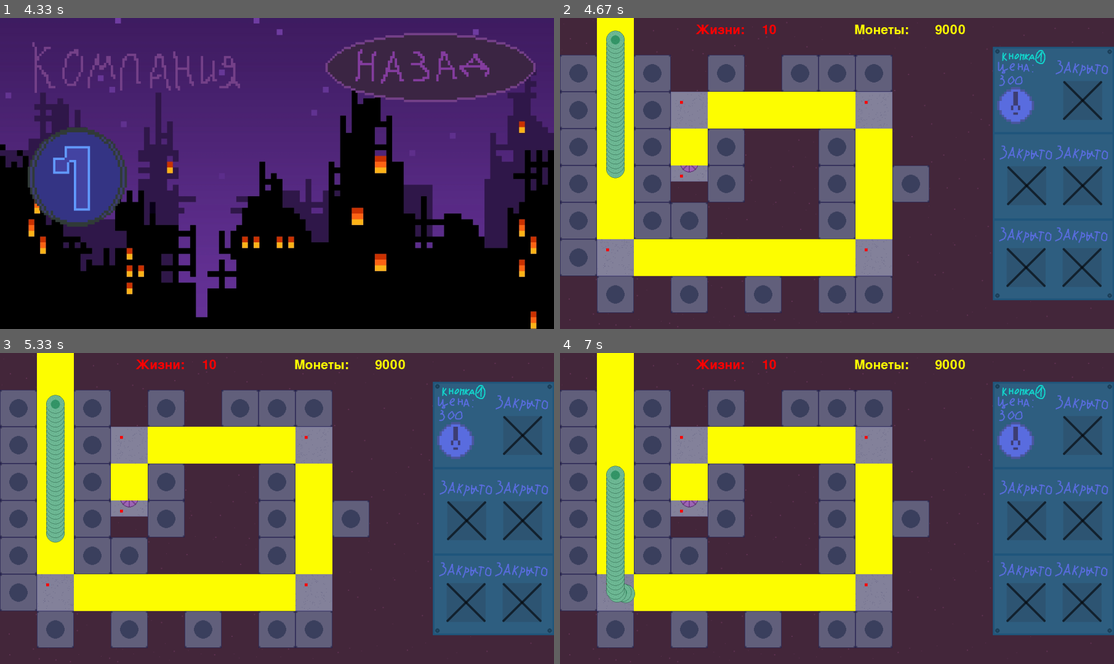
Above: before the commit, frames 1-4 (two rows, left to right).
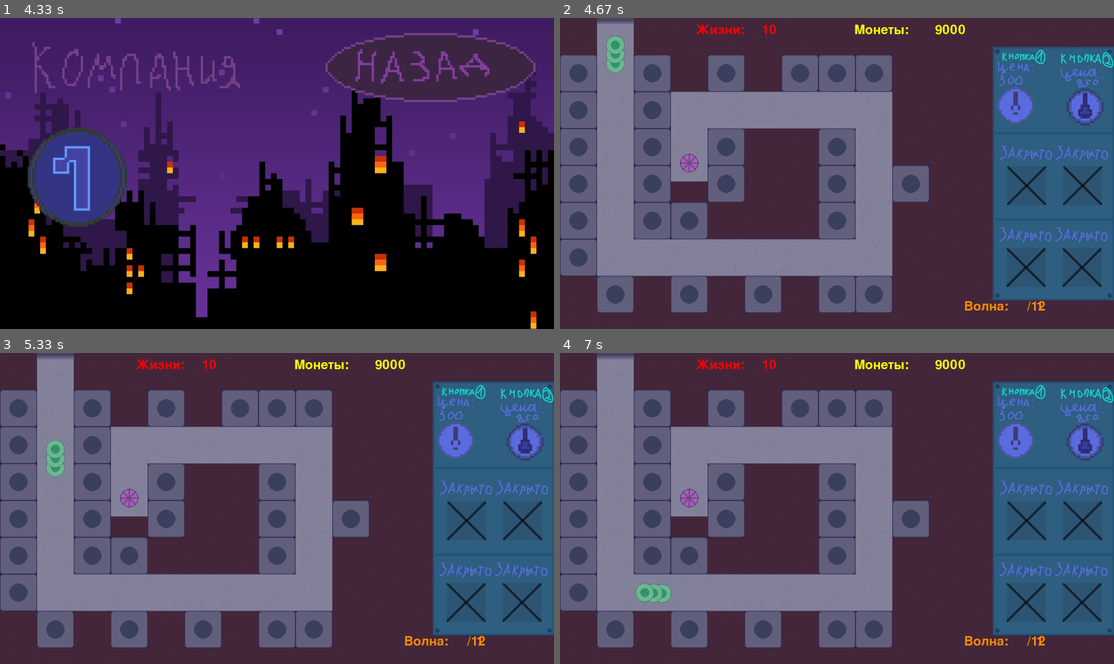
Above: after the commit, the same moments.

Repository: vea1es1337/pygame-tower-defense
Game: pygame game, started from MainMenu.py
Two runs of this game, one before a commit and one after it. Both use one fixed random seed, a clock stepped at 60 frames per second and the inputs below.
Inputs (mouse positions are in pixels of both pictures, inside the frame that each line leads up to):
- Up to frame 1 (4.33 s): click (432, 67) at 0.38 s; click (470, 254) at 4.22 s
- Up to frame 2 (4.67 s): click (637, 176) at 4.55 s
- Up to frame 3 (5.33 s): no input
- Up to frame 4 (7 s): no input

Frame 1 is identical in both runs. In frame 2, 17% of the frame differs, in the area x 6-100%, y 0-95%; in frame 3, 17%; in frame 4, 17%.

Commit message:
I did it

Diff:
--- a/MainMenu.py
+++ b/MainMenu.py
@@ -1,15 +1,13 @@
 import sys
 import os
 import threading
-import time
-
 import pygame
 import math
 from classes import LevelChoiseMenuButton, ShopButton, ExitButton, ButtonBackLvlChoise, ButtonFirstLvl, load_image, \
-    TowerCell, Player, SelectUpgradeMenu
-
-
-
+    TowerCell,  SelectUpgradeMenu
+import sqlite3
+
+event = threading.Event()
 
 clock = pygame.time.Clock()
 FPS = 25
@@ -53,9 +51,57 @@
             if level[y][x] == '@':
                 TowerCell(x, y, towers_group)
 
+killed_bosses = 0
+killed_shapes = 0 # для загрузки и сохранения в бд
+total_earned = 0
+
+# def load_bd():
+#     with sqlite3.connect("./database/player_stats.db") as con:
+#         cur = con.cursor()
+#         cur.execute("""
+#             select killed_bosses, killed_shapes, total_earned from stats""", )
+#         a = cur.fetchall()
+#         print(a)
+#         if a:
+#             data = cur.execute(("""
+#                 select killed_bosses, killed_shapes, total_earned from stats"""))
+#         for row in a:
+#             for i in row:
+#                 counter = 0
+#                 if counter == 0:
+#                     killed_bosses = i
+#                 if counter == 1:
+#                     killed_shapes = i
+#                 if counter == 2:
+#                     total_earned = i
+#                 counter += 1
+#             print(killed_shapes, killed_bosses, total_earned)
+#
+#
+# def save_all():
+#     with sqlite3.connect("./database/player_stats.db") as con:
+#         cur = con.cursor()
+#         table = cur.execute("""UPDATE stats
+#                     SET killed_bosses = ?, killed_shapes = ?, total_earned = ?""", (
+#             killed_bosses, killed_shapes, total_earned))
+#         if table:
+#             print(6455634473567356346)
+#             print(table)
+#         else:
+#             cur.execute(("""INSERT INTO stats (killed_bosses, killed_shapes, total_earned)
+#              VALUES (?, ?, ?)
+#                 """, (0, 0, 0)))
+#         con.commit()
+#     print("Cохранено!")
 
 if __name__ == '__main__':
     pygame.init()
+    # save_all()
+    # load_bd()
+    pygame.mixer.music.load("music/Walkman.wav")
+    pygame.mixer.music.play(-1)
+    pygame.mixer.music.set_volume(0.2)
+    print(pygame.mixer.music.get_volume())
     width, height = 1920, 1080
     size = width, height
 
@@ -77,17 +123,37 @@
     towers_group = pygame.sprite.Group() # Группа со спрайтами клеток
 
     really_tower_group = pygame.sprite.Group() # группа спрайтика первой башни
-    first_enemy_group = pygame.sprite.Group() # группа спрата первого врага
+    second_tower_group = pygame.sprite.Group() # группа спрайта 2 башни
+
+    first_enemy_group = pygame.sprite.Group() # группа спрайта первого врага
+    second_enemy_group = pygame.sprite.Group() # группа спрайта второго врага
+    first_boss_group = pygame.sprite.Group() # группа спрайта первого босса
 
     tower1 = pygame.sprite.Sprite()
     tower1.image = load_image("common_lvl1.png").convert_alpha()
     tower1.rect = tower1.image.get_rect()
     really_tower_group.add(tower1)
 
+    tower2 = pygame.sprite.Sprite()
+    tower2.image = load_image("common_lvl4.png").convert_alpha()
+    tower2.rect = tower2.image.get_rect()
+    second_tower_group.add(tower2)
+
     enemy1 = pygame.sprite.Sprite()
     enemy1.image = load_image("enemy1.png").convert_alpha()
-    enemy1.rect = tower1.image.get_rect()
+    enemy1.rect = enemy1.image.get_rect()
+
+    enemy2 = pygame.sprite.Sprite()
+    enemy2.image = load_image("enemy2.png").convert_alpha()
+    enemy2.rect = enemy2.image.get_rect()
+
+    boss1 = pygame.sprite.Sprite()
+    boss1.image = load_image("boss1_1.png").convert_alpha()
+    boss1.rect = boss1.image.get_rect()
+
+    second_enemy_group.add(enemy2)
     first_enemy_group.add(enemy1)
+    first_boss_group.add(boss1)
 
     first_level_screen = pygame.display.set_mode(size) # Экран, на котором рисуется первый уровень
 
@@ -110,10 +176,19 @@
     # Создание кнопок в меню выбора уровня
     tower_select_menu = SelectUpgradeMenu(buttons_level1)
 
+
+
+
+
     level_choise_flag = False  # Если этот флаг активен, будет загружаться меню выбора уровня
     main_menu_flag = True  # Если этот флаг активен, будет загружаться главное меню
     first_lvl_start = False
 
+    class Player:
+        def __init__(self, Money, Health, Wave):
+            self.money = Money
+            self.health = Health
+            self.wave = Wave
 
 
     red = (255, 0, 0)
@@ -122,12 +197,13 @@
     cells_flag = [0, 0, 0, 0, 0, 0, 0, 0, 0, 0, 0, 0, 0, 0, 0,
                   0, 0, 0, 0, 0, 0, 0, 0, 0, 0, 0, 0
                   ] # флаг активированных клеток
+    wave = 0 # текущая волна в игре
     towers = [] # список поставленных башен
     shapes = [] # список текущих на экране врагов
     bullets = [] # список текущих на экране пуль
     shapes_way = [] # список из клеток путя врагов
     way_points = [] # список точек на карте, к которым они должны идти(чтобы вручную весь путь не рисовать)
-    player = Player(9000, 10) # у игрока 350 монет и 10 жизней
+    player = Player(9000, 10, 0) # у игрока 350 монет и 10 жизней
 
 
     def create_shapes_way(level): # создаёт пути, по которому идут враги
@@ -148,10 +224,6 @@
                         way_points.append([x * 128 + 64 // 2, y * 128 + 64 // 2, 10, 10])
                         int_point += 1
                         point = str(int_point)
-        print(way_points)
-    def draw_shapes_way():
-        for way in shapes_way:
-            pygame.draw.rect(first_level_screen, yellow, way)
 
     class Tower1:
         def __init__(self, x, y,  damage, cd,  price, range):
@@ -170,7 +242,29 @@
 
         def shooting(self):
             if self.firerate_tick <= 0:
-                creating_bullets(self.x, self.y, cyan, 15, 1, 25)
+                creating_bullets(self.x, self.y, cyan, 8, 1, 25)
+                self.firerate_tick = self.firerate
+            else:
+                self.firerate_tick -= 1 / FPS
+
+    class Tower2:
+        def __init__(self, x, y,  damage, cd,  price, range):
+            self.x = x
+            self.y = y
+            self.damage = damage
+            self.firerate = cd # время перезарядки
+            self.firerate_tick = 0 # выступает в качестве таймера для firerate
+            self.price = price
+            self.range = range
+
+        def Draw(self):
+            tower2.rect.x = self.x
+            tower2.rect.y = self.y
+            second_tower_group.draw(first_level_screen)
+
+        def shooting(self):
+            if self.firerate_tick <= 0:
+                creating_bullets(self.x, self.y, red, 15, 4, 25)
                 self.firerate_tick = self.firerate
             else:
                 self.firerate_tick -= 1 / FPS
@@ -205,6 +299,54 @@
             enemy1.rect.x = self.x
             enemy1.rect.y = self.y
             first_enemy_group.draw(first_level_screen)
+
+        def Move(self):  # для движения умножаем значения векторов на скорость и прибавлять его к координатам
+            move = homing_calculation(self.x, self.y, way_points[self.point][0], way_points[self.point][1])
+            self.x += self.speed * move[0]
+            self.y += self.speed * move[1]
+            if move[2] <= self.speed:
+                self.point += 1
+                if self.point == len(way_points):
+                    shapes.remove(self)
+                    player.health -= 1
+
+    class Shape2:               # класс врага второго
+        def __init__(self, x, y, hp, speed, reward):
+            self.x = x
+            self.y = y
+            self.speed = speed
+            self.point = 0
+            self.reward = reward
+            self.hp = hp
+
+        def Draw(self):
+            enemy2.rect.x = self.x
+            enemy2.rect.y = self.y
+            second_enemy_group.draw(first_level_screen)
+
+        def Move(self):  # для движения умножаем значения векторов на скорость и прибавлять его к координатам
+            move = homing_calculation(self.x, self.y, way_points[self.point][0], way_points[self.point][1])
+            self.x += self.speed * move[0]
+            self.y += self.speed * move[1]
+            if move[2] <= self.speed:
+                self.point += 1
+                if self.point == len(way_points):
+                    shapes.remove(self)
+                    player.health -= 1
+
+    class Boss1:               # класс первого босса
+        def __init__(self, x, y, hp, speed, reward):
+            self.x = x
+            self.y = y
+            self.speed = speed
+            self.point = 0
+            self.reward = reward
+            self.hp = hp
+
+        def Draw(self):
+            boss1.rect.x = self.x
+            boss1.rect.y = self.y
+            first_boss_group.draw(first_level_screen)
 
         def Move(self):  # для движения умножаем значения векторов на скорость и прибавлять его к координатам
             move = homing_calculation(self.x, self.y, way_points[self.point][0], way_points[self.point][1])
@@ -403,12 +545,24 @@
                 cells_flag[1] = 1
                 print(1)
                 player.money -= 300
-                towers.append(Tower1(256, 128, 10, 1.5, 300, 150))
+                towers.append(Tower1(256, 128, 1, 1.5, 300, 150))
         if towers_group.sprites()[0].rect.collidepoint(x, y):
             if cells_flag[0] != 1 and keys[pygame.K_1] and player.money - 300 >= 0:
                 cells_flag[0] = 1
                 player.money -= 300
-                towers.append(Tower1(0, 128, 10, 1.5, 300, 150))
+                towers.append(Tower1(0, 128, 1, 1.5, 300, 150))
+        if towers_group.sprites()[26].rect.collidepoint(x, y):
+            if cells_flag[26] != 1 and keys[pygame.K_2] and player.money - 850 >= 0:
+                cells_flag[26] = 1
+                player.money -= 850
+                towers.append(Tower2(1024, 896, 4, 4, 850, 150))
+                print(26)
+        if towers_group.sprites()[25].rect.collidepoint(x, y):
+            if cells_flag[25] != 1 and keys[pygame.K_2] and player.money - 850 >= 0:
+                cells_flag[25] = 1
+                player.money -= 850
+                towers.append(Tower2(896, 896, 4, 4, 850, 150))
+                print(25)
 
 
 # ---------------------------------------------------------------------
@@ -416,9 +570,53 @@
 
 
     def creating_enemys():
-        for i in range(30, 1, -1):
-            shapes.append(Shape1(160, (1 * i) * 16, 3, 6, 40))
-
+        if player.wave == 1:
+            for i in range(3, 0, -1):
+                shapes.append(Shape1(160, (2 * i) * 16, 3, 6, 20))
+        if player.wave == 2:
+            for i in range(4, 0, -1):
+                shapes.append(Shape1(160, (2 * i) * 16, 3, 6, 20))
+        if player.wave == 3:
+            for i in range(6, 0, -1):
+                shapes.append(Shape1(160, (2 * i) * 16, 3, 6, 20))
+        if player.wave == 3:
+            for i in range(8, 0, -1):
+                shapes.append(Shape1(160, (2 * i) * 16, 3, 6, 20))
+        if player.wave == 4:
+            for i in range(6, 0, -1):
+                shapes.append(Shape1(160, (2 * i) * 32, 3, 6, 20))
+            for i in range(3, 0, -1):
+                shapes.append(Shape2(160, (1 * i) * 64, 10, 4, 65))
+        if player.wave == 5:
+            for i in range(10, 0, -1):
+                shapes.append(Shape1(160, (2 * i) * 16, 3, 6, 20))
+            for i in range(6, 0, -1):
+                shapes.append(Shape2(160, (1 * i) * 64, 10, 4, 65))
+        if player.wave == 6:
+            for i in range(15, 0, -1):
+                shapes.append(Shape1(160, (2 * i) * 8, 3, 6, 20))
+        if player.wave == 7:
+            for i in range(4, 0, -1):
+                shapes.append(Shape2(160, (1 * i) * 64, 10, 4, 65))
+            shapes.append(Boss1(160, (1 * i) * 0, 75, 2, 450))
+        if player.wave == 8:
+            for i in range(15, 0, -1):
+                shapes.append(Shape1(160, (2 * i) * 8, 3, 6, 20))
+        if player.wave == 9:
+            for i in range(9, 0, -1):
+                shapes.append(Shape2(160, (2 * i) * 32, 10, 4, 65))
+        if player.wave == 10:
+            for i in range(10, 0, -1):
+                shapes.append(Shape2(160, (2 * i) * 32, 10, 4, 65))
+            shapes.append(Boss1(160, (1 * i) * 0, 75, 2, 450))
+        if player.wave == 11:
+            for i in range(35, 0, -1):
+                shapes.append(Shape1(160, (2 * i) * 4, 3, 6, 20))
+        if player.wave == 12:
+            for i in range(4, 0, -1):
+                shapes.append(Shape2(160, (2 * i) * 4, 10, 4, 65))
+            for i in range(3, 0, -1):
+                shapes.append(Boss1(160, (1 * i) * 32, 75, 2, 450))
 
     def creating_bullets(x, y, color, size, dmg, speed):
         bullets.append(Bullet(x, y, color, size, dmg, speed))
@@ -428,7 +626,9 @@
             if shape.hp <= 0:
                 shapes.remove(shape)
                 player.money += shape.reward
-
+        if len(shapes) == 0:
+            player.wave += 1
+            creating_enemys()
 
     generate_level(load_level("1map.txt"))
     create_shapes_way(load_level("1map.txt"))
@@ -436,10 +636,7 @@
     f2 = pygame.font.SysFont('comic sans', 66)
 
     def gameplay():
-        draw_shapes_way()
         creating_tower()
-        for points in way_points:
-            pygame.draw.rect(first_level_screen, red, points)
         for tower in towers:
             tower.Draw()
             tower.shooting()
@@ -455,36 +652,34 @@
             bullet.Draw()
         if_shape_died()
 
-    enemys_in_map = False # есть ли враги на карте
-
-
     while True:
         if main_menu_flag:
             load_main_menu()  # Функция загрузки главного меню
         if level_choise_flag:
             load_level_choise_menu()  # Функция загрузки меню выбора уровней
         if first_lvl_start:
-            if enemys_in_map == False:
-                creating_enemys()
-                enemys_in_map = True
             load_first_level()
 
             money = f2.render(str(player.money), False, yellow)
             health = f2.render(str(player.health), False, red)
+            waves = f2.render(str(player.wave), False, ("#ff8c01"))
 
             money_text = f2.render(("Монеты:"), False, yellow)
             health_text = f2.render(("Жизни:"), False, red)
+            wave_text = f2.render(("Волна:     /12"), False, "#ff8c01")
             first_level_screen.blit(money, (1300, 20))
             first_level_screen.blit(health, (700, 20))
             first_level_screen.blit(money_text, (1020, 20))
             first_level_screen.blit(health_text, (470, 20))
+            first_level_screen.blit(wave_text, (1400, 980))
+            first_level_screen.blit(waves, (1650, 980))
             gameplay()
-        print(clock.get_fps())
 
         for event in pygame.event.get():
             if event.type == pygame.QUIT:
                 sys.exit()
             if event.type == pygame.MOUSEBUTTONDOWN:  # Обработка нажатия на кнопку
+                # save_all()
                 x, y = event.pos
                 if buttons_main_menu.sprites()[0].rect.collidepoint(x, y) and main_menu_flag:
                     level_choise_flag = True
@@ -511,5 +706,5 @@
                             print(i)  # печатает номер выбранной клеточки
                             secret_important_number = i  # запоминает выбранную клеточку
         pygame.display.update()
-        clock.tick(FPS)
+        clock.tick(60)
 pygame.quit()
Binary file added: data/enemy2.png
Binary file changed: data/tower_select.png
Binary file added: database/player_stats.db
Not shown, added: music/Walkman.wav
Not shown, added: Пояснительная записка к проекту.rtf
Not shown, added: Проект на pygame.pptx
